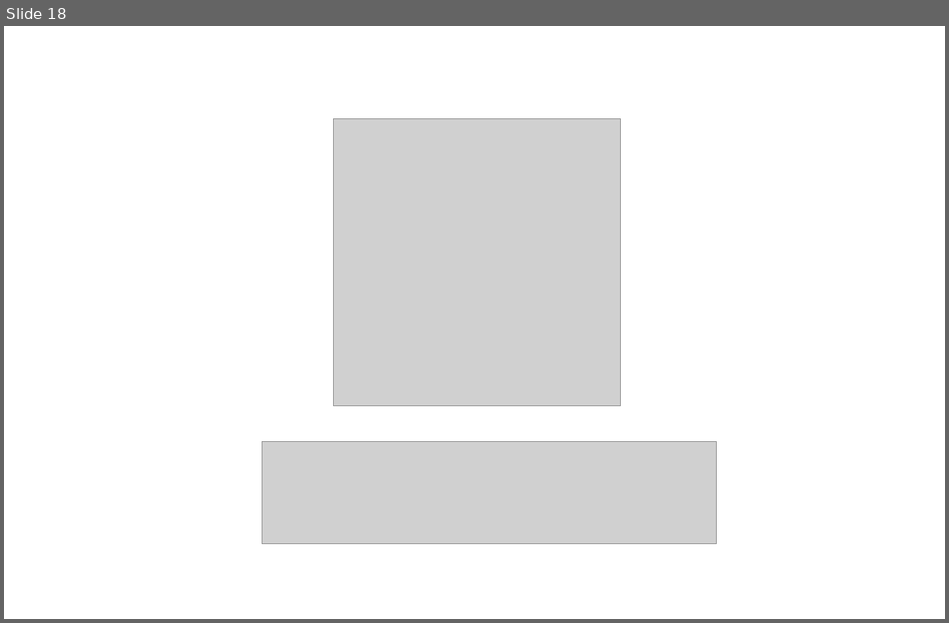
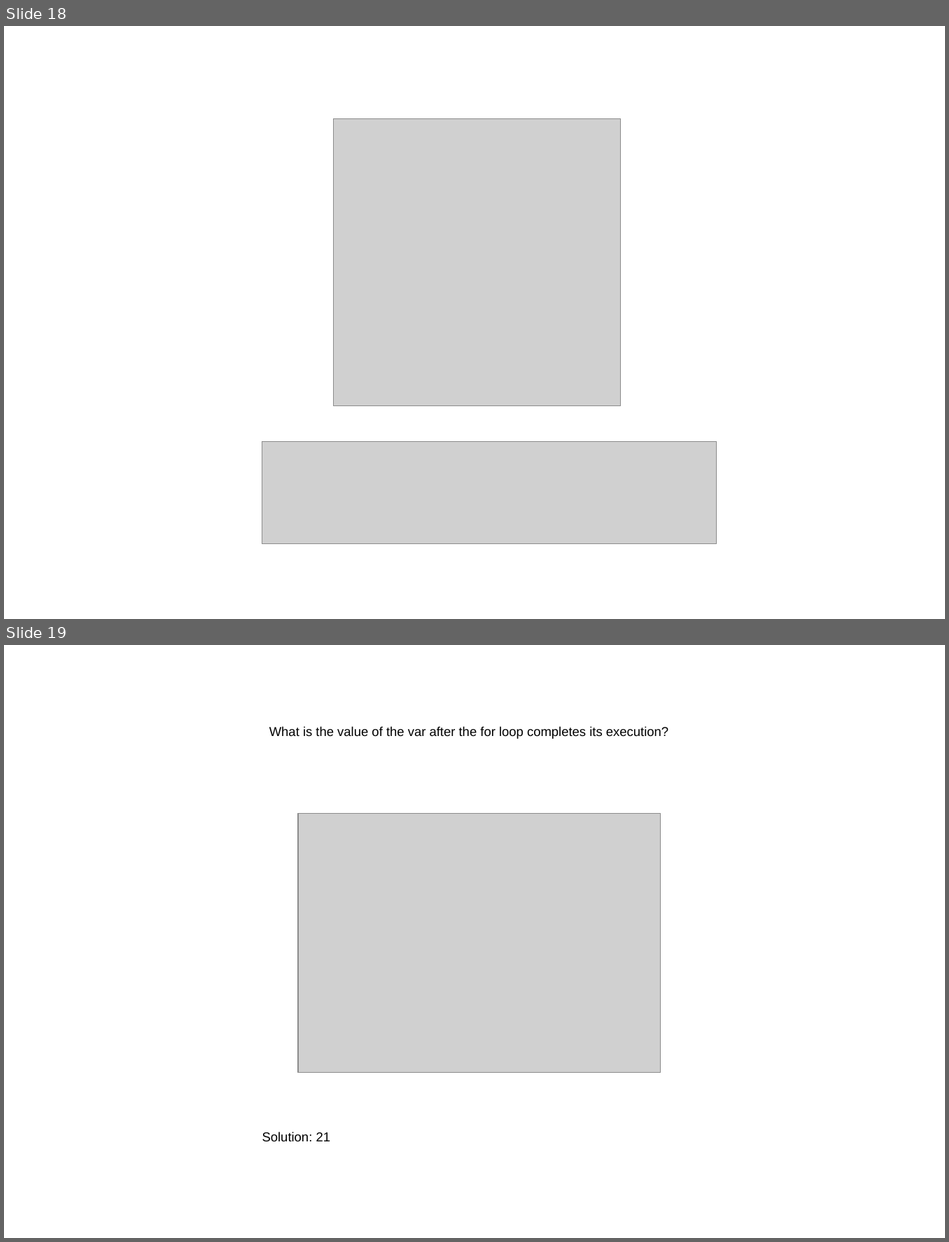
Before and after one commit to PabloMosUU/UssPython, a slide deck: LectureNotes/Module06/06 Code, Functions, Modules, and Recursion presentation.odp. Shown one above the other, each under a label of ours: slide 18 before the commit, slides 18 and 19 after it. The pictures are 949x623 and 949x1242 pixels, drawn with LibreOffice and Linux fonts; fonts in the diff are those of the drawing; grey boxes stand for pictures. Boxes give left, top, right and bottom in pixels: in the first picture for what was removed or moved away, otherwise in the second. Text is boxed around its words. In the diff, an @@ line names an element or a change of style, - is before the commit and + after.

```diff
--- a/LectureNotes/Module06/06 Code, Functions, Modules, and Recursion presentation.odp
+++ b/LectureNotes/Module06/06 Code, Functions, Modules, and Recursion presentation.odp
@@ slide 19 added at [4, 645, 945, 1238], background #FFFFFF @@
@@ text added at [269, 726, 668, 739], 13 pt, text #000000 @@
+What is the value of the var after the for loop completes its execution?
@@ picture added at [298, 814, 660, 1073] @@
@@ text added at [262, 1131, 331, 1142], 13 pt, text #000000 @@
+Solution: 21
```
Also in this commit, not shown: 2 other slides added, 17 other files.
